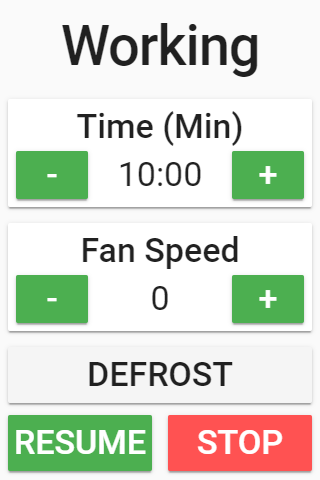
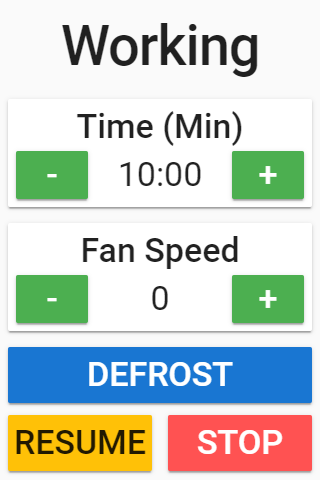
Two versions of the same layered image (320x480). Layer-by-layer changes:
added layer "Layer 5" above "Layer 3" over [8, 347, 312, 471]
